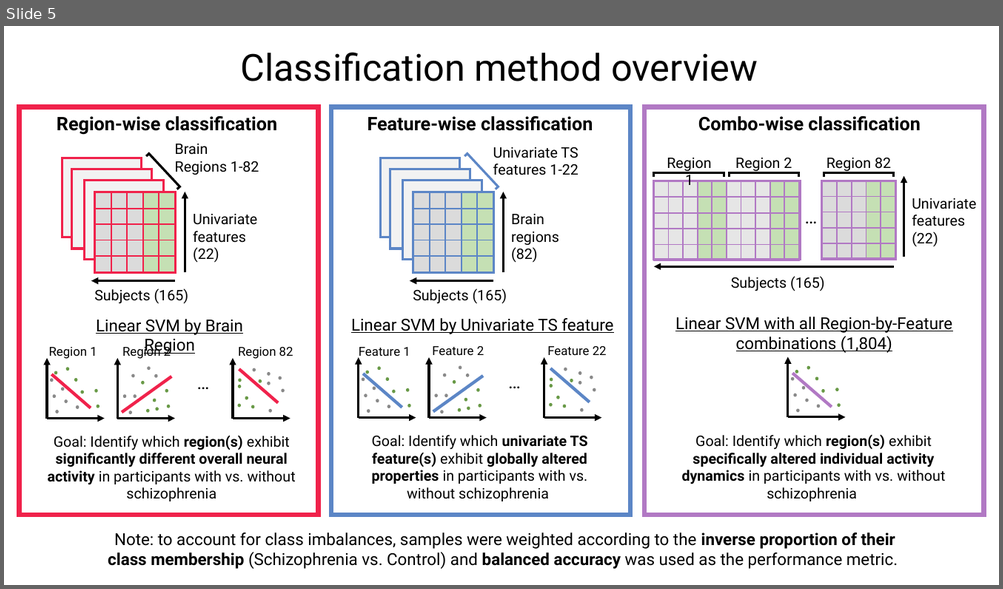
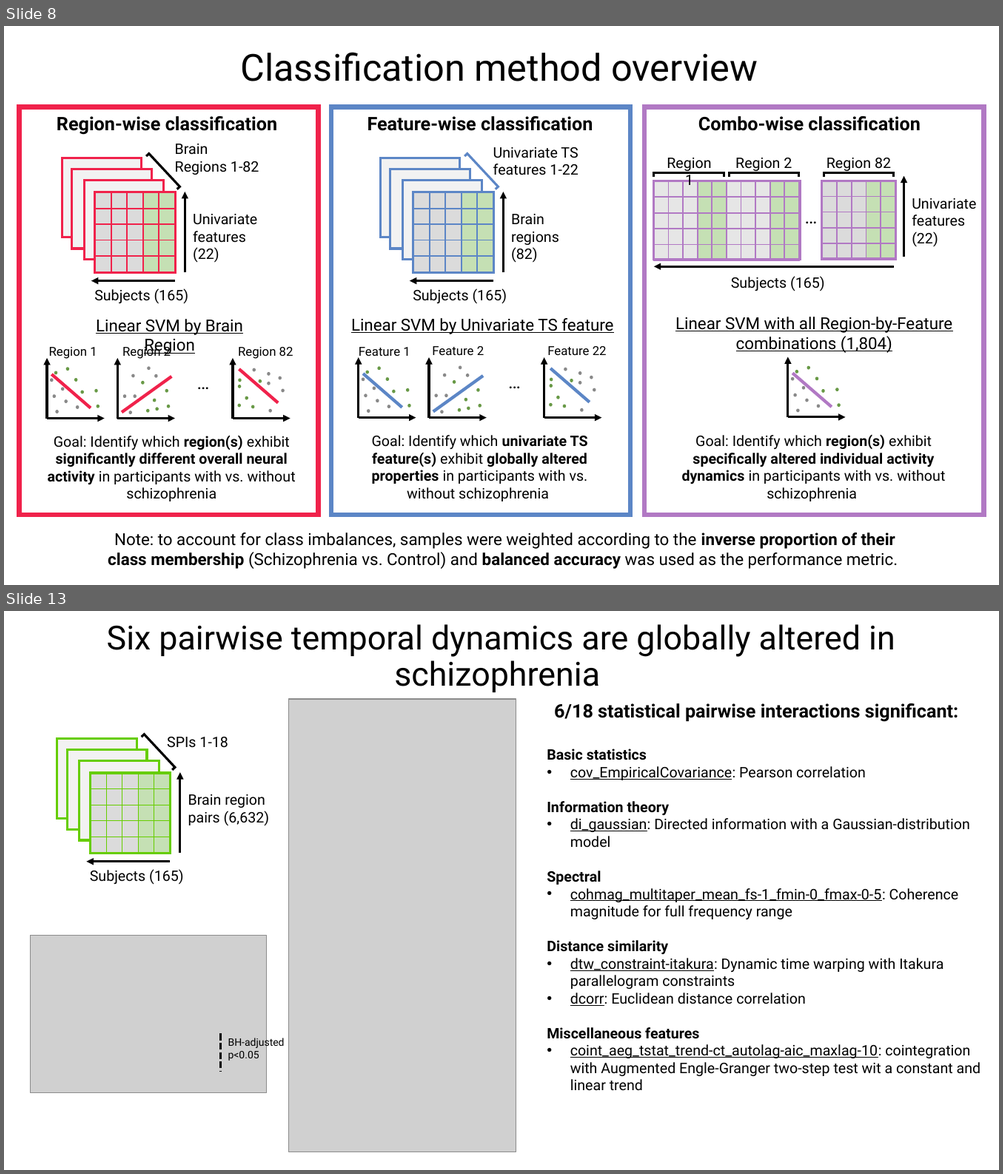
Before and after one commit to anniegbryant/CNS_2022, a slide deck: schizophrenia_classification_workshop/Workshop_Talk.pptx. Shown one above the other, each under a label of ours: slide 5 before the commit, slides 8 and 13 after it; the slides between them are not shown. The pictures are 1003x589 and 1003x1174 pixels, drawn with LibreOffice and Linux fonts; fonts in the diff are those of the drawing; grey boxes stand for pictures. Boxes give left, top, right and bottom in pixels: in the first picture for what was removed or moved away, otherwise in the second. Text is boxed around its words. In the diff, an @@ line names an element or a change of style, - is before the commit and + after.

```diff
--- a/schizophrenia_classification_workshop/Workshop_Talk.pptx
+++ b/schizophrenia_classification_workshop/Workshop_Talk.pptx
@@ slide 13 added at (x1=4, y1=611, x2=999, y2=1170), background #FFFFFF @@
@@ title added at (x1=107, y1=624, x2=895, y2=692), 32 pt, text #000000 @@
+Six pairwise temporal dynamics are globally altered in schizophrenia
@@ picture added at (x1=289, y1=699, x2=516, y2=1153) @@
@@ text added at (x1=554, y1=703, x2=958, y2=722), 18 pt, text #000000, bold @@
+6/18 statistical pairwise interactions significant:
@@ rectangle added at (x1=57, y1=738, x2=136, y2=818), fill #F2F2F2, outline #66CD00 2.25 pt @@
@@ right bracket added at (x1=141, y1=735, x2=175, y2=770), outline #000000 2.25 pt @@
@@ text added at (x1=167, y1=737, x2=228, y2=748), 14 pt, text #000000 @@
+SPIs 1-18
@@ rectangle added at (x1=68, y1=750, x2=148, y2=829), fill #F2F2F2, outline #66CD00 2.25 pt @@
@@ rectangle added at (x1=79, y1=761, x2=159, y2=841), fill #F2F2F2, outline #66CD00 2.25 pt @@
@@ text added at (x1=546, y1=749, x2=981, y2=1091), 14 pt, text #000000 @@
+Basic statistics
+• cov_EmpiricalCovariance: Pearson correlation
+Information theory
+• di_gaussian: Directed information with a Gaussian-distribution model
+Spectral
+• cohmag_multitaper_mean_fs-1_fmin-0_fmax-0-5: Coherence magnitude for full frequency range
+Distance similarity
+• dtw_constraint-itakura: Dynamic time warping with Itakura parallelogram constraints
+• dcorr: Euclidean distance correlation
+Miscellaneous features
+• coint_aeg_tstat_trend-ct_autolag-aic_maxlag-10: cointegration with Augmented Engle-Granger two-step test wit a constant and linear trend
@@ rectangle added at (x1=90, y1=773, x2=170, y2=854), outline #66CD00 2.25 pt @@
@@ table added at (x1=91, y1=774, x2=169, y2=853), 5 rows, 5 columns @@
+ |  |  |  | 
+ |  |  |  | 
+ |  |  |  | 
+ |  |  |  | 
+ |  |  |  | 
@@ arrow added from (180, 854) to (180, 772), #000000 2.25 pt @@
@@ text added at (x1=188, y1=795, x2=270, y2=826), 14 pt, text #000000 @@
+Brain region pairs (6,632)
@@ arrow added from (170, 862) to (87, 862), #000000 2.25 pt @@
@@ text added at (x1=90, y1=869, x2=184, y2=885), 14 pt, text #000000 @@
+Subjects (165)
@@ picture added at (x1=30, y1=936, x2=267, y2=1093) @@
@@ line added from (220, 1034) to (220, 1071), #000000 2.25 pt dashed @@
@@ text added at (x1=228, y1=1037, x2=284, y2=1061), 10 pt, text #000000 @@
+BH-adjusted p<0.05
@@ what was slide 5 is now slide 8 @@
```
Also in this commit, not shown: 5 slides changed, 11 other slides added, 4 slides removed, 3 other files.
